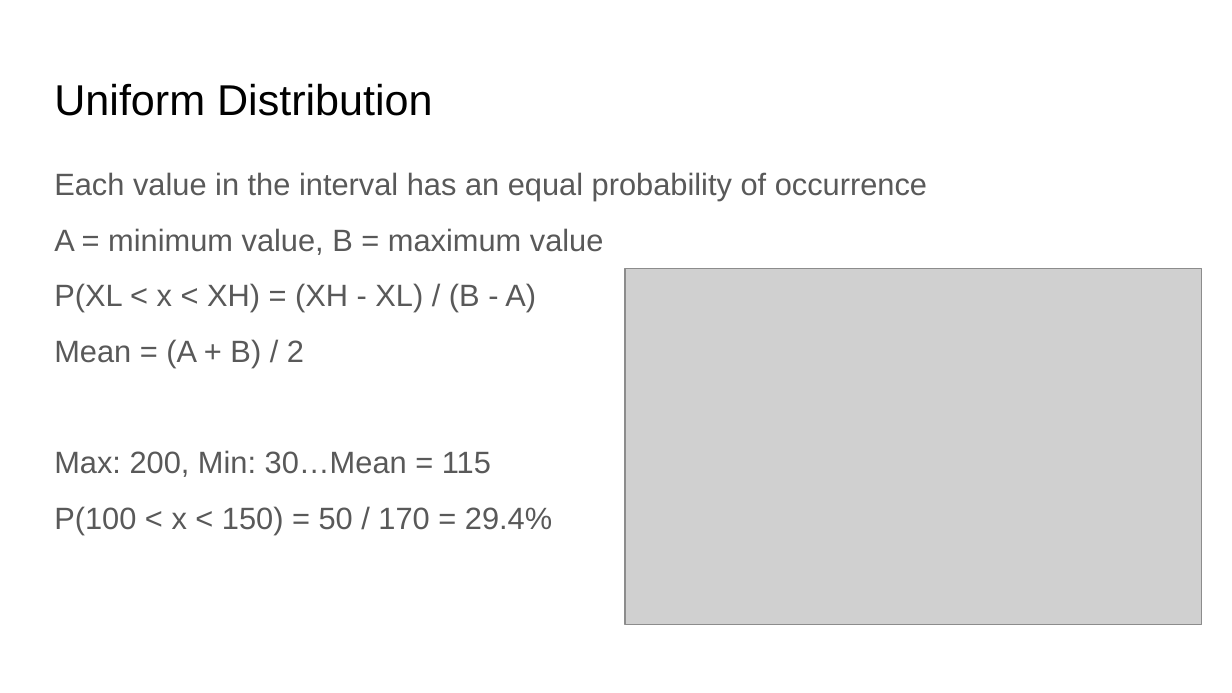
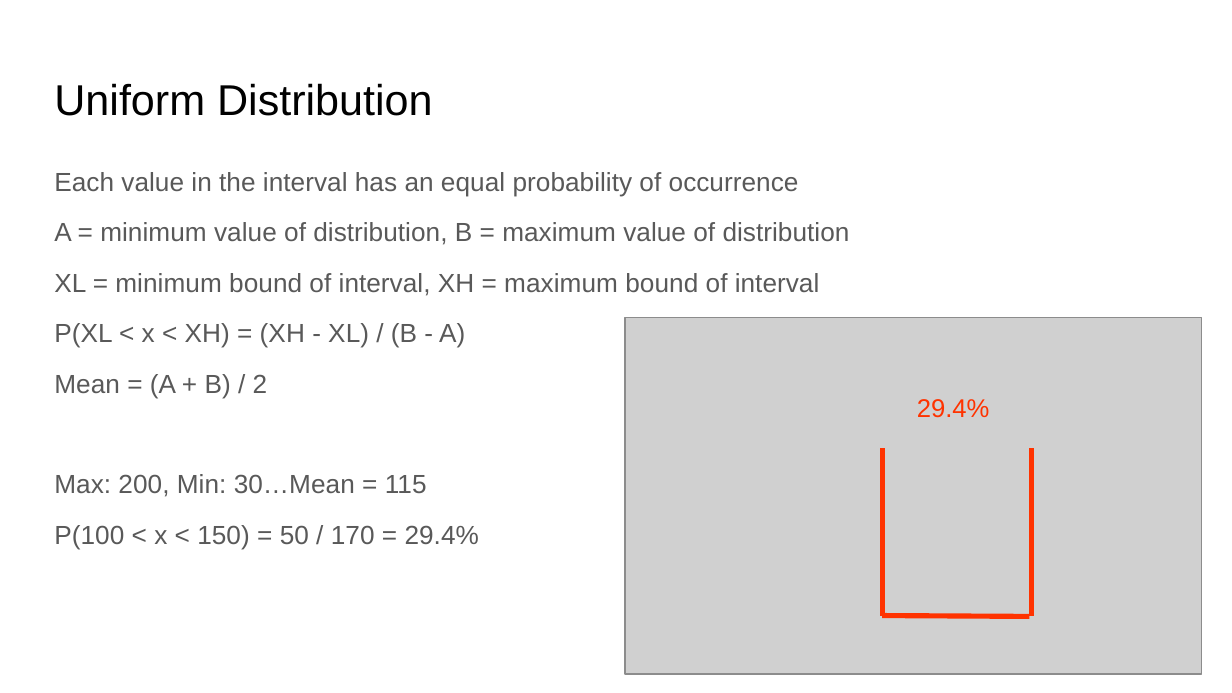
Before and after one commit to rjwrobel86/applied-business-statistics, a slide deck: slide 35 of course-materials/slides/Probability.pptx. Drawn at 1232x693 pixels with LibreOffice and Linux fonts; fonts in the diff are those of the drawing; grey boxes stand for pictures. Boxes give left, top, right and bottom in pixels: in the first picture for what was removed or moved away, otherwise in the second. Text is boxed around its words. In the diff, an @@ line names an element or a change of style, - is before the commit and + after.

```diff
--- a/course-materials/slides/Probability.pptx
+++ b/course-materials/slides/Probability.pptx
@@ text at [54, 172, 799, 549]: size 18 to 15.3 pt in "Each value in the interval has an ...", "P(XL < x < XH) = (XH ...", "Mean = (A + B) / 2", "Max: 200, Min: 30…Mean = 115" and 1 more places @@
@@ text at [54, 222, 850, 296]: text changed; size 18 to 15.3 pt @@
-A = minimum value, B = maximum value
+A = minimum value of distribution, B = maximum value of distribution
+XL = minimum bound of interval, XH = maximum bound of interval
@@ picture: place and size @@
-picture at [625, 269, 1201, 625]
+picture at [625, 318, 1201, 674]
@@ text added at [917, 399, 990, 418], 15 pt, text #FF3300 @@
+29.4%
@@ line added from (882, 448) to (882, 616), #FF3300 3 pt @@
@@ line added from (1031, 448) to (1031, 616), #FF3300 3 pt @@
@@ line added from (1030, 616) to (882, 616), #FF3300 3 pt @@
```
Also in this commit, not shown: 3 other slides changed, 3 slides added, 4 other files.
